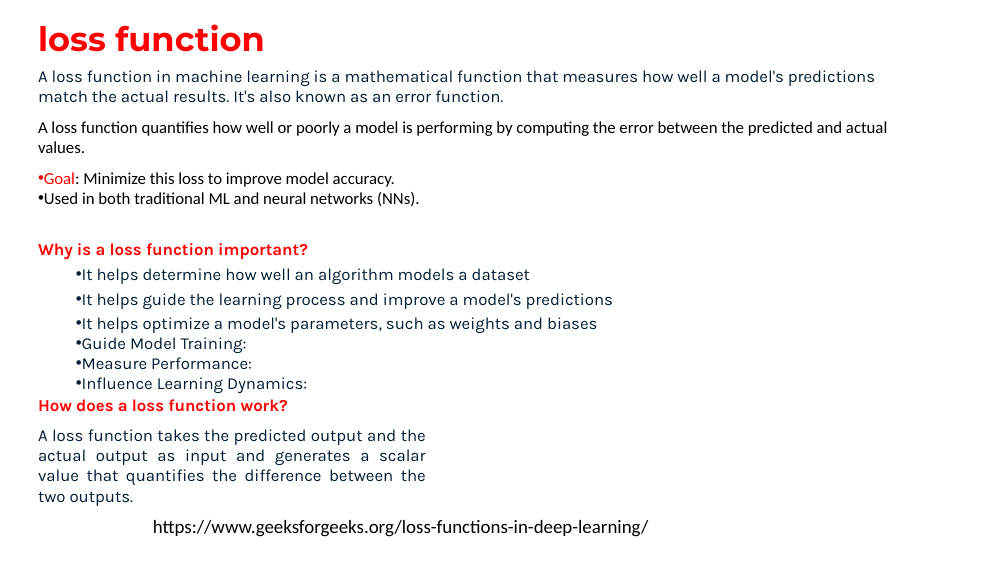
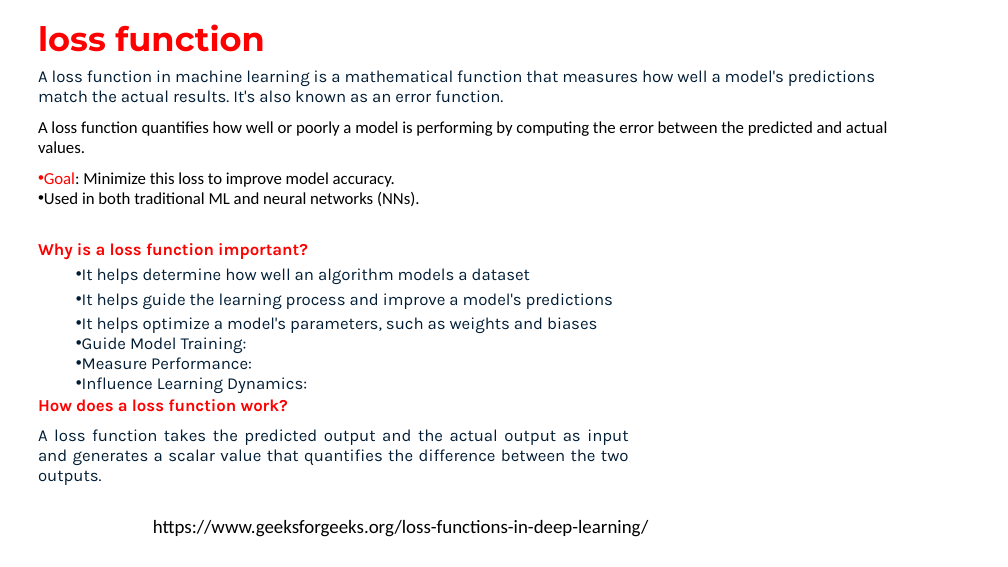
Before and after one commit to shahil04/ds_materials, a slide deck: slide 7 of 9.Deep_learning/class_3_module_9_deep learning_Loss_Functions Gradient Descent.pptx. Drawn at 1008x567 pixels with LibreOffice and Linux fonts; fonts in the diff are those of the drawing. Boxes give left, top, right and bottom in pixels: in the first picture for what was removed or moved away, otherwise in the second. Text is boxed around its words. In the diff, an @@ line names an element or a change of style, - is before the commit and + after.

```diff
--- a/9.Deep_learning/class_3_module_9_deep learning_Loss_Functions Gradient Descent.pptx
+++ b/9.Deep_learning/class_3_module_9_deep learning_Loss_Functions Gradient Descent.pptx
@@ text "How does a loss function ..." rewrapped from bbox=[38, 399, 426, 506] to bbox=[38, 399, 629, 485] @@
```
Also in this commit, not shown: 12 other slides changed, 35 slides added, 1 slide removed, 22 other files.
